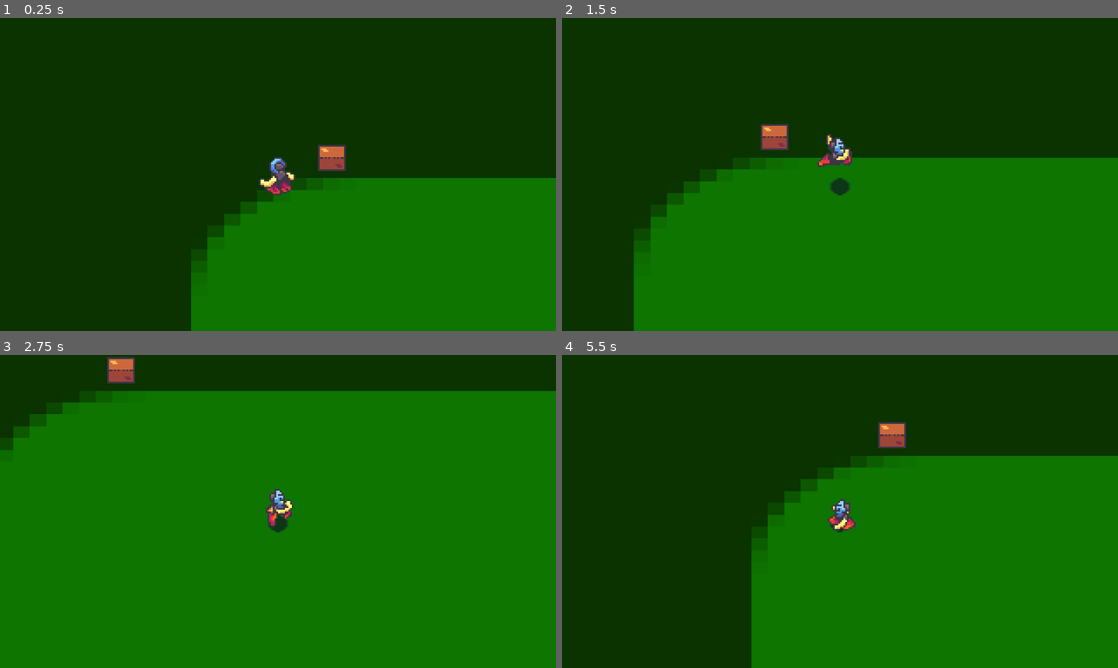
Above: before the commit, frames 1-4 (two rows, left to right).
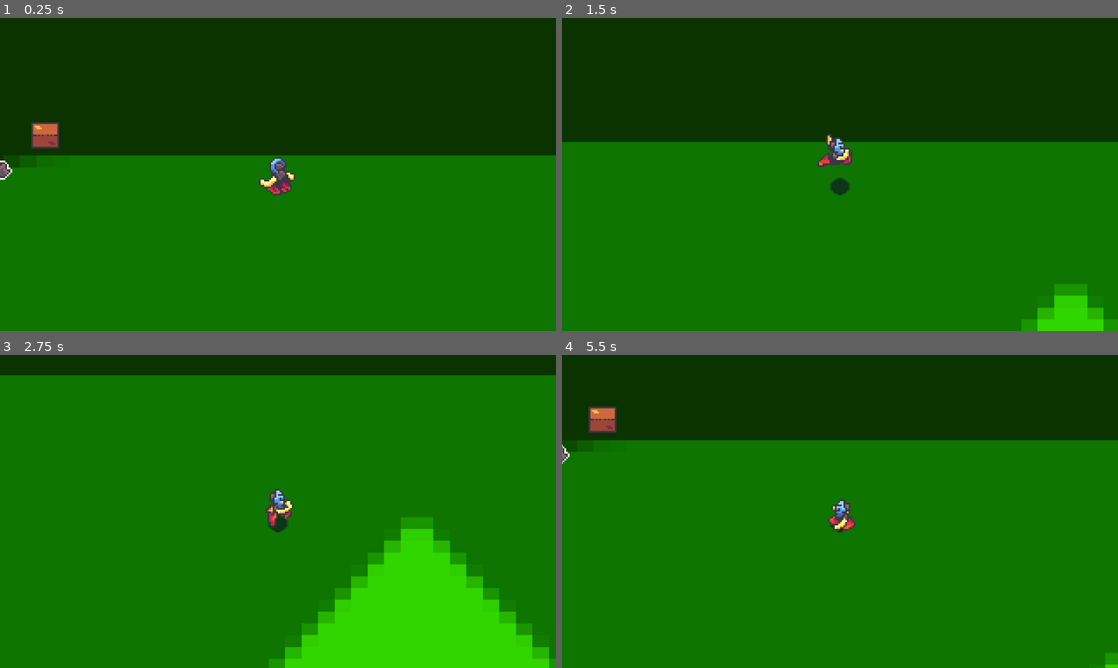
Above: after the commit, the same moments.

Repository: MesaEhren/TakuasAdventure
Game: Godot game, scene res://Maps/Test Maps/first movement test.tscn
Same seed, same stepped clock (60 frames per second), same inputs: the game is played once before the commit and once after it. The engine's default icon, where the game draws it, is replaced by a stand-in: a white triangle on a blue panel in a dark square.
Inputs:
- Up to frame 1 (0.25 s): no input
- Up to frame 2 (1.5 s): tap Enter at 0.5 s; hold Right (move_east) 0.53-1.28 s; tap Z (interact) at 0.6, 1.35 s; tap Space (jump) at 0.77 s; hold Down (move_south) from 1.28 s (still down)
- Up to frame 3 (2.75 s): tap Space (jump) at 1.52 s; release Down (move_south) at 2.03 s; hold Right (move_east) from 2.03 s (still down); tap Z (interact) at 2.1 s
- Up to frame 4 (5.5 s): release Right (move_east) at 2.78 s; hold Up (move_north) 2.78-3.53 s; tap Z (interact) every 0.75 s from 2.85 to 5.1 s; tap Space (jump) at 3.02, 3.77, 4.52 s; hold Left (move_west) 3.53-5.03 s; hold Down (move_south) from 5.03 s (still down)

The runs differ from the first frame. In frame 1, 27% of the frame differs, in the area x 0-100%, y 33-100%; in frame 2, 16%; in frame 3, 20%; in frame 4, 31%, in the area x 0-100%, y 16-100%.

Commit message:
Created Area2D for checking throwable objects.
Also started creating the throwable object.

Diff:
--- /dev/null
+++ b/takuasadventure/Entities/Object/throwable_rock.tscn
@@ -0,0 +1,71 @@
+[gd_scene load_steps=8 format=3 uid="uid://chnxji21h7k5r"]
+
+[ext_resource type="Texture2D" uid="uid://b14yqn37t6yoe" path="res://Assets/Sprites/Objects/Throwables/Throwable.png" id="1_4a82s"]
+[ext_resource type="Texture2D" uid="uid://dg7jspy3enx5v" path="res://Assets/Sprites/player_shadow.png" id="1_7mehw"]
+
+[sub_resource type="CircleShape2D" id="CircleShape2D_7mehw"]
+radius = 7.0
+
+[sub_resource type="Animation" id="Animation_7mehw"]
+length = 0.001
+tracks/0/type = "value"
+tracks/0/imported = false
+tracks/0/enabled = true
+tracks/0/path = NodePath("Throwable:position")
+tracks/0/interp = 1
+tracks/0/loop_wrap = true
+tracks/0/keys = {
+"times": PackedFloat32Array(0),
+"transitions": PackedFloat32Array(1),
+"update": 0,
+"values": [Vector2(0, 0)]
+}
+
+[sub_resource type="AnimationLibrary" id="AnimationLibrary_p230l"]
+_data = {
+&"RESET": SubResource("Animation_7mehw")
+}
+
+[sub_resource type="Animation" id="Animation_p230l"]
+resource_name = "throwable_falling"
+length = 0.85
+tracks/0/type = "value"
+tracks/0/imported = false
+tracks/0/enabled = true
+tracks/0/path = NodePath("Throwable:position")
+tracks/0/interp = 2
+tracks/0/loop_wrap = true
+tracks/0/keys = {
+"times": PackedFloat32Array(0.0333333, 0.733333, 0.766667, 0.833333),
+"transitions": PackedFloat32Array(1, 1, 1, 1),
+"update": 0,
+"values": [Vector2(0, -20), Vector2(0, 0), Vector2(0, -1), Vector2(0, 0)]
+}
+
+[sub_resource type="AnimationLibrary" id="AnimationLibrary_3esps"]
+_data = {
+&"throwable_falling": SubResource("Animation_p230l")
+}
+
+[node name="ThrowableRock" type="CharacterBody2D" groups=["throwable"]]
+collision_layer = 16
+motion_mode = 1
+
+[node name="PlayerShadow" type="Sprite2D" parent="."]
+position = Vector2(0, 2)
+scale = Vector2(0.7, 0.7)
+texture = ExtResource("1_7mehw")
+
+[node name="Throwable" type="Sprite2D" parent="."]
+texture = ExtResource("1_4a82s")
+
+[node name="CollisionShape2D" type="CollisionShape2D" parent="."]
+visible = false
+shape = SubResource("CircleShape2D_7mehw")
+debug_color = Color(0.986731, 4.81308e-06, 0.553344, 0.42)
+
+[node name="AnimationPlayer" type="AnimationPlayer" parent="."]
+libraries = {
+&"": SubResource("AnimationLibrary_p230l"),
+&"ObjectAnimations": SubResource("AnimationLibrary_3esps")
+}
--- a/takuasadventure/Entities/Player/animation_manager.gd
+++ b/takuasadventure/Entities/Player/animation_manager.gd
@@ -24,6 +24,9 @@
 				update_blend_spaces()
 		"jump":
 			pass
+		"carry_walk":
+			if actor.direction.length() > 0:
+				update_blend_spaces()
 
 
 func update_blend_spaces() -> void:
--- /dev/null
+++ b/takuasadventure/Entities/Player/carry.gd
@@ -0,0 +1,46 @@
+class_name Carry
+extends Node
+
+signal carried
+
+
+
+@export var player_body: CharacterBody2D
+var items_nearby = []
+var closest_item = null
+
+func _on_item_detector_body_entered(body: Node2D) -> void:
+	if body.is_in_group("throwable"):
+		if items_nearby.has(body) == false:
+			items_nearby.append(body)
+
+
+func _on_item_detector_body_exited(body: Node2D) -> void:
+	if items_nearby.has(body) == true:
+		items_nearby.erase(body)
+
+
+func _on_item_check_tick_timeout() -> void:
+	closest_item = find_closest_item()
+	print("the closest item is:", closest_item)
+
+func find_closest_item():
+	#this should never happen, but might as well add as an edge case.
+	if items_nearby.size() < 1:
+		return null
+
+	#If there's only one item, no need to do any math. Just return the first element.
+	elif items_nearby.size() == 1:
+		return items_nearby[0]
+
+	#If there's more than one, run an intro-to-CS style number check, and return a reference
+	#to the closest item.
+	elif items_nearby.size() > 1:
+		var shortest_length = 100
+		var closest
+		for x in items_nearby:
+			var current_length = (player_body.global_position - x.global_position).length()
+			if current_length < shortest_length:
+				shortest_length = current_length
+				closest = x
+		return closest
--- a/takuasadventure/Entities/Player/player_body.tscn
+++ b/takuasadventure/Entities/Player/player_body.tscn
@@ -9,6 +9,7 @@
 [ext_resource type="AnimationLibrary" uid="uid://b3l42wfnrwqp" path="res://Resources/takuaAnimations2.res.tres" id="6_syxv0"]
 [ext_resource type="Script" uid="uid://cbbrmiwvi3xlk" path="res://Entities/Player/animation_manager.gd" id="7_lofc3"]
 [ext_resource type="Script" uid="uid://c0jk47pvqs1yy" path="res://Entities/Player/jump.gd" id="8_ba8hb"]
+[ext_resource type="Script" uid="uid://bs2pugrs0p5av" path="res://Entities/Player/carry.gd" id="10_hcuj6"]
 
 [sub_resource type="CapsuleShape2D" id="CapsuleShape2D_rd0eh"]
 radius = 9.0
@@ -215,7 +216,7 @@
 states/walk/node = SubResource("AnimationNodeBlendSpace2D_1521r")
 states/walk/position = Vector2(757, 84)
 transitions = ["Start", "idle", SubResource("AnimationNodeStateMachineTransition_44k1j"), "idle", "walk", SubResource(" …(1069 unchanged characters)…
-graph_offset = Vector2(-66, -177)
+graph_offset = Vector2(-66, -131.667)
 
 [sub_resource type="Animation" id="Animation_rxla1"]
 length = 0.001
@@ -249,6 +250,9 @@
 &"RESET": SubResource("Animation_rxla1")
 }
 
+[sub_resource type="CircleShape2D" id="CircleShape2D_xhfv4"]
+radius = 29.2746
+
 [node name="PlayerBody" type="CharacterBody2D"]
 collision_mask = 510
 motion_mode = 1
@@ -311,8 +315,27 @@
 player = NodePath("..")
 animation_manager = NodePath("../AnimationManager")
 
+[node name="Carry" type="Node" parent="." node_paths=PackedStringArray("player_body")]
+script = ExtResource("10_hcuj6")
+player_body = NodePath("..")
+
+[node name="ItemCheckTick" type="Timer" parent="Carry"]
+wait_time = 0.1
+autostart = true
+
+[node name="ItemDetector" type="Area2D" parent="."]
+collision_mask = 16
+
+[node name="CollisionShape2D" type="CollisionShape2D" parent="ItemDetector"]
+position = Vector2(0, 2)
+shape = SubResource("CircleShape2D_xhfv4")
+debug_color = Color(0.719144, 0.641996, 0.315245, 0.42)
+
 [connection signal="idled" from="Movement" to="AnimationManager" method="_on_movement_idled"]
 [connection signal="walking" from="Movement" to="AnimationManager" method="_on_movement_walking"]
 [connection signal="timeout" from="Movement/TEST TIMER" to="AnimationManager" method="_on_test_timer_delete_timeout"]
 [connection signal="jumped" from="Player Input" to="Jump" method="_on_player_input_jumped"]
 [connection signal="jumped" from="Jump" to="AnimationManager" method="_on_jump_jumped"]
+[connection signal="timeout" from="Carry/ItemCheckTick" to="Carry" method="_on_item_check_tick_timeout"]
+[connection signal="body_entered" from="ItemDetector" to="Carry" method="_on_item_detector_body_entered"]
+[connection signal="body_exited" from="ItemDetector" to="Carry" method="_on_item_detector_body_exited"]
--- a/takuasadventure/Entities/Player/player_input.gd
+++ b/takuasadventure/Entities/Player/player_input.gd
@@ -2,7 +2,7 @@
 extends Node
 
 signal jumped
-signal throw
+signal interact
 
 @export var actor: CharacterBody2D
 var direction: Vector2
@@ -17,3 +17,5 @@
 func _input(_event: InputEvent) -> void:
 	if Input.is_action_just_pressed("jump"):
 		jumped.emit()
+	elif Input.is_action_just_pressed("interact"):
+		interact.emit()
--- a/takuasadventure/Maps/Test Maps/TEST FOR AREA SIGNAL.tscn
+++ b/takuasadventure/Maps/Test Maps/TEST FOR AREA SIGNAL.tscn
@@ -93,7 +93,7 @@
 metadata/_edit_lock_ = true
 
 [node name="CharBod" type="CharacterBody2D" parent="."]
-position = Vector2(84, 59)
+position = Vector2(122, 57)
 
 [node name="Icon" type="Sprite2D" parent="CharBod"]
 texture = ExtResource("1_5pga3")
@@ -117,7 +117,7 @@
 metadata/_edit_lock_ = true
 
 [node name="CharBod3" type="CharacterBody2D" parent="."]
-position = Vector2(2, 125)
+position = Vector2(24, 181)
 
 [node name="Icon" type="Sprite2D" parent="CharBod3"]
 texture = ExtResource("1_5pga3")
--- a/takuasadventure/Maps/Test Maps/first movement test.tscn
+++ b/takuasadventure/Maps/Test Maps/first movement test.tscn
@@ -1,8 +1,9 @@
-[gd_scene load_steps=4 format=3 uid="uid://gicu7jbmd0bk"]
+[gd_scene load_steps=5 format=3 uid="uid://gicu7jbmd0bk"]
 
 [ext_resource type="Texture2D" uid="uid://bj5t74vfqf28n" path="res://icon.svg" id="1_rb6n5"]
 [ext_resource type="PackedScene" uid="uid://3yn6vr1s6iuh" path="res://Entities/Player/player_body.tscn" id="2_nidfw"]
 [ext_resource type="PackedScene" uid="uid://c8kh8r0p15t5f" path="res://Entities/Object/test_obstacle.tscn" id="3_hjovt"]
+[ext_resource type="PackedScene" uid="uid://chnxji21h7k5r" path="res://Entities/Object/throwable_rock.tscn" id="4_ejcgm"]
 
 [node name="Node2D" type="Node2D"]
 y_sort_enabled = true
@@ -14,8 +15,20 @@
 scale = Vector2(9.5, 6.79688)
 texture = ExtResource("1_rb6n5")
 
-[node name="PlayerBody" parent="." instance=ExtResource("2_nidfw")]
-position = Vector2(234, 153)
-
 [node name="Small Obstacle" parent="." instance=ExtResource("3_hjovt")]
 position = Vector2(265, 143)
+
+[node name="ThrowableRock" parent="." instance=ExtResource("4_ejcgm")]
+position = Vector2(240, 163)
+
+[node name="ThrowableRock2" parent="." instance=ExtResource("4_ejcgm")]
+position = Vector2(184, 216)
+
+[node name="ThrowableRock3" parent="." instance=ExtResource("4_ejcgm")]
+position = Vector2(125, 163)
+
+[node name="ThrowableRock4" parent="." instance=ExtResource("4_ejcgm")]
+position = Vector2(184, 103)
+
+[node name="PlayerBody" parent="." instance=ExtResource("2_nidfw")]
+position = Vector2(399, 166)
--- a/takuasadventure/project.godot
+++ b/takuasadventure/project.godot
@@ -21,6 +21,11 @@
 window/size/viewport_height=540
 window/size/resizable=false
 window/stretch/mode="viewport"
+
+[editor]
+
+movie_writer/mjpeg_quality=0.9
+movie_writer/movie_file="/home/mesa/Desktop/my game reprogrammed.avi"
 
 [input]
 
Binary file added: takuasadventure/Assets/Sprites/Objects/Throwables/Throwable.png
Not shown, added: takuasadventure/Assets/Sprites/Objects/Throwables/Throwable.png.import
Binary file added: takuasadventure/Assets/UI/indicator.png
Not shown, added: takuasadventure/Assets/UI/indicator.png.import
Not shown, added: takuasadventure/Entities/Player/carry.gd.uid
Not shown: 1 places in takuasadventure/Entities/Player/player_body.tscn that only renumber resources
